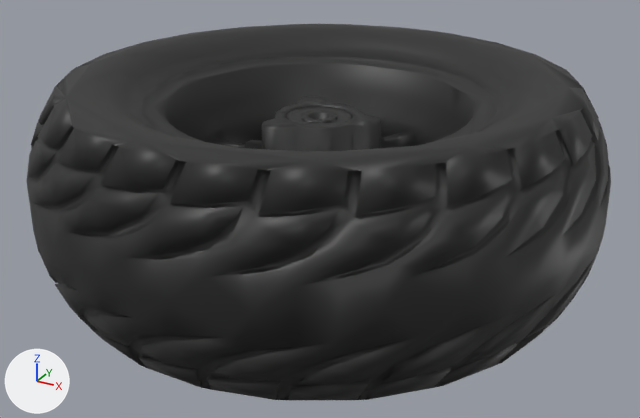
The COLLADA model hunter_description/meshes/front_left_wheel.dae: old version first, new version second.
Before and after are seen from a 50 mm lens placed at (0.237, -0.43, 0.186), pointed at (0.004, -0.005, -0.027). Every picture has the same lights, and +X, +Y and +Z are marked at lower left.

Names of what the first picture shows: 'fr_left_link'.
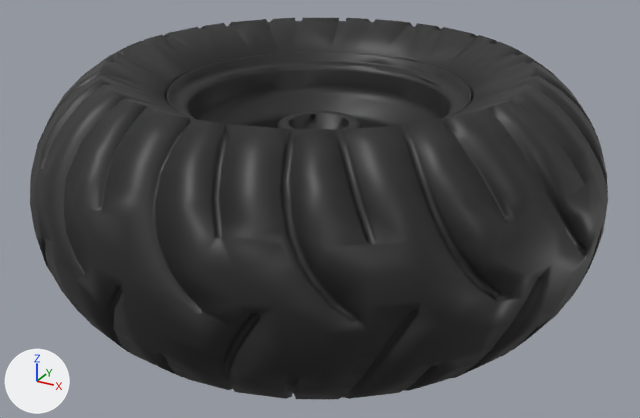
Pixel boxes [x1, y1, x2, y2] of what changed, in the pictures (640 x 418 px):
'fr_left_link', reshaped, moved, rescaled
    before: [27, 24, 611, 400]
    after: [30, 18, 608, 399]
part 1 of me_fr_left_link_001, rebuilt
    before: [27, 24, 611, 400]
    after: [30, 18, 608, 399]
part 2 of me_fr_left_link_001, added (black)
    after: [166, 52, 471, 128]
part 3 of me_fr_left_link_001, added (black)
    after: [278, 111, 360, 129]

What the commit changed:
me_fr_left_link_001 is used by ob_fr_left_link; location (0.0, 0.0, 0.015); scale (1.22, 1.23, 1.45).
me_fr_left_link_001 had 3038 vertices, 6105 faces and spanned x -0.135..0.135, y -0.135..0.134, z -0.07..0.026.
me_fr_left_link_001 now has 5454 vertices, 10940 faces and spans x -0.164..0.164, y -0.164..0.164, z -0.08..0.061.
me_fr_left_link_001 part 1: the loose piece of 2313 vertices spanning x -0.135..0.135, y -0.135..0.134, z -0.056..0.026 is rebuilt with 2043 vertices and now spans x -0.164..0.164, y -0.164..0.164, z -0.08..0.061.
me_fr_left_link_001 part 2: a new loose piece of 1161 vertices spanning x -0.086..0.086, y -0.086..0.086, z -0.065..0.046, in mat_material_006 (black #242424).
me_fr_left_link_001 part 3: a new loose piece of 461 vertices spanning x -0.052..0.052, y -0.052..0.053, z -0.011..0.025, in mat_material_006 (black #242424).
Object 'fr_left_link' (ob_fr_left_link) is rescaled from (1.22, 1.23, 1.45) to (1.0, 1.0, 1.0).
Object 'fr_left_link' (ob_fr_left_link) moves from (0.0, 0.0, 0.015) to (0.0, 0.0, 0.0).
